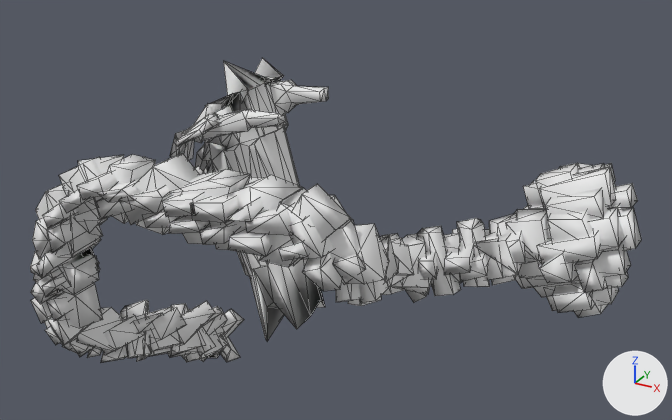
The OBJ model src/main/resources/assets/kn8/meshes/kaiju_no9_no15/arm_right.obj: old version first, new version second.
One viewpoint serves both versions: a 50 mm camera at (0.936, -1.053, 1.776) aimed at (0.33, 0.048, 1.225). The axes (+X, +Y, +Z) are drawn at lower right. The lights are the same throughout. The older version comes first. Mesh edges are drawn as thin lines. Where no turn or scale is listed for an object, it has been applied to the vertices. Vertices at exactly the same position are counted once.

Objects in the first picture: 'arm_right'.
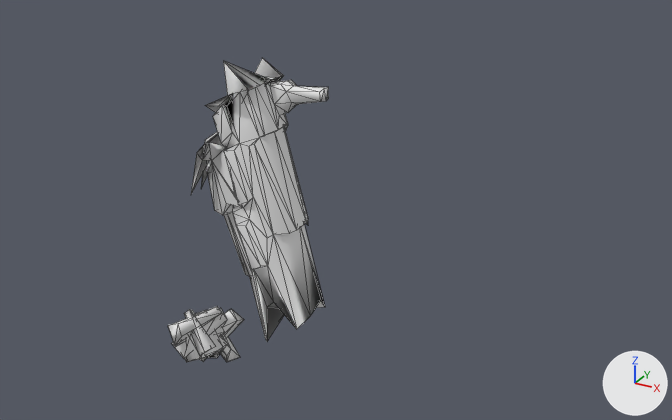
Where the change shows, as pixel boxes (x1, y1, x2, y2) in the pictures (672 x 420 px; the box of a moved part takes in the faces that stretch with it):
'arm_right', reshaped (74% narrower): before (30, 58, 641, 363); after (168, 58, 329, 362)
part 1 of me_arm_right, deleted: before (30, 104, 641, 363)
part 2 of me_arm_right, moved or reshaped: before (204, 77, 283, 173); after (201, 77, 283, 189)

Edits to the bpy script that builds the scene:
```text
Change me_arm_right:
    used by ob_arm_right; location = (0.0, 0.0, 0.0)
    remove me_arm_right.from_pydata(...)  # 1311 vertices, 2140 faces; spans x -0.019..0.736, y -0.265..0.332, z 0.892..1.435
    add me_arm_right.from_pydata(...)  # 267 vertices, 504 faces; spans x 0.053..0.313, y -0.047..0.107, z 0.892..1.435
    me_arm_right part 1: 113 loose pieces with 1044 vertices, spanning x -0.019..0.736, y -0.265..0.332, z 0.942..1.405, are deleted
    me_arm_right part 2
    8 faces are deleted
    8 new faces join them
    other edits to the shape of me_arm_right do not show in these pictures
```
